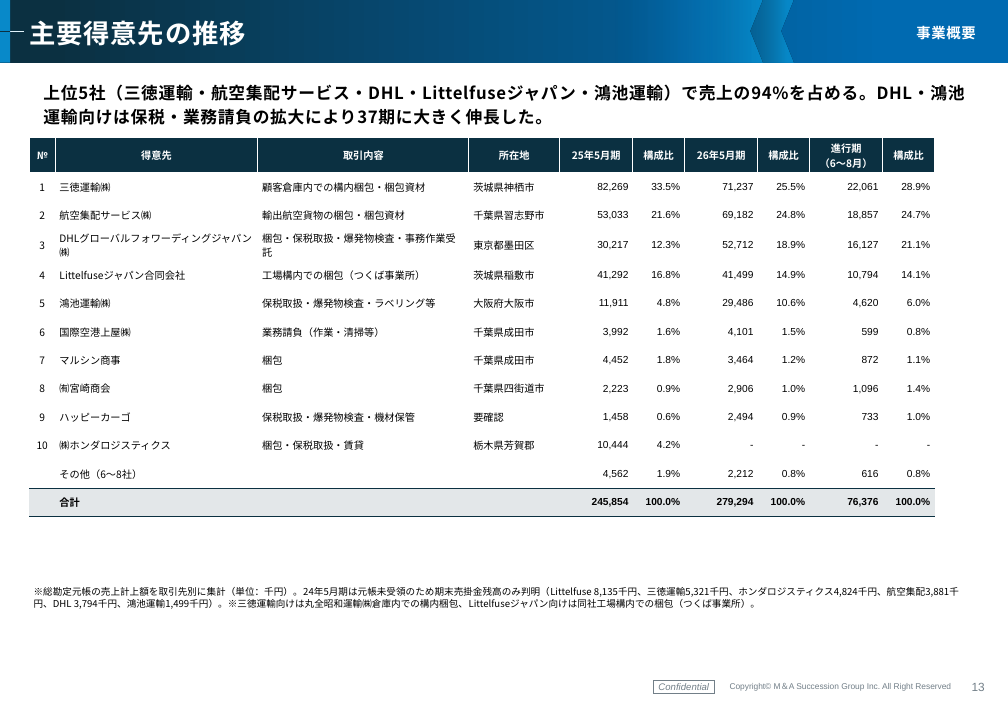
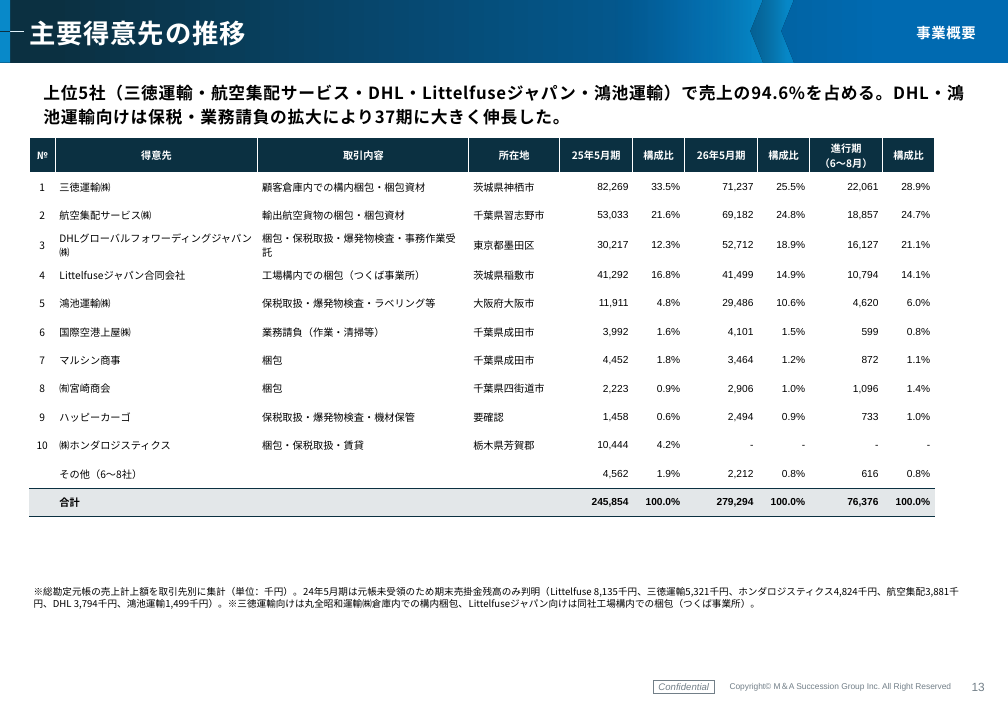
Before and after one commit to keisuketagaito/github-1st, a slide deck: slide 14 of 株式会社高塚商事/株式会社高塚商事_企業概要書.pptx. Drawn at 1008x713 pixels with LibreOffice and Linux fonts; fonts in the diff are those of the drawing; background and template pictures are left out. Boxes give left, top, right and bottom in pixels: in the first picture for what was removed or moved away, otherwise in the second. Text is boxed around its words. In the diff, an @@ line names an element or a change of style, - is before the commit and + after.

```diff
--- a/株式会社高塚商事/株式会社高塚商事_企業概要書.pptx
+++ b/株式会社高塚商事/株式会社高塚商事_企業概要書.pptx
@@ subtitle at [43,84,963,125]: text changed @@
-上位5社（三徳運輸・航空集配サービス・DHL・Littelfuseジャパン・鴻池運輸）で売上の94%を占める。DHL・鴻池運輸向けは保税・業務請負の拡大により37期に大きく伸長した。
+上位5社（三徳運輸・航空集配サービス・DHL・Littelfuseジャパン・鴻池運輸）で売上の94.6%を占める。DHL・鴻池運輸向けは保税・業務請負の拡大により37期に大きく伸長した。
```
Also in this commit, not shown: 4 other files.
